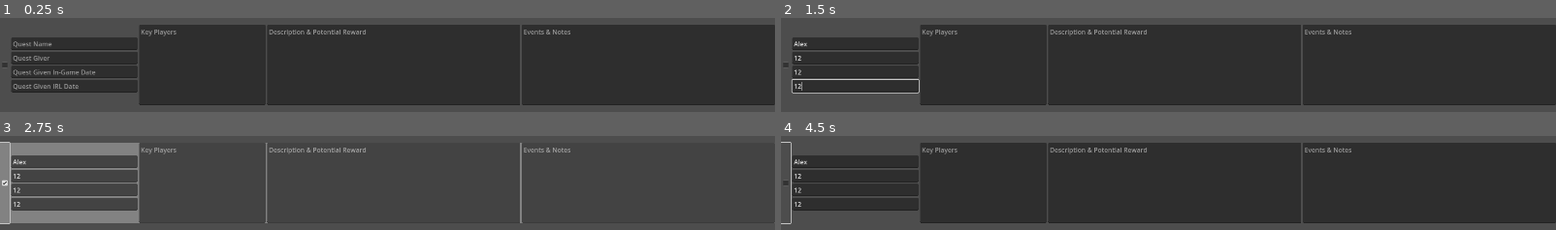
Above: before the commit, frames 1-4 (two rows, left to right).
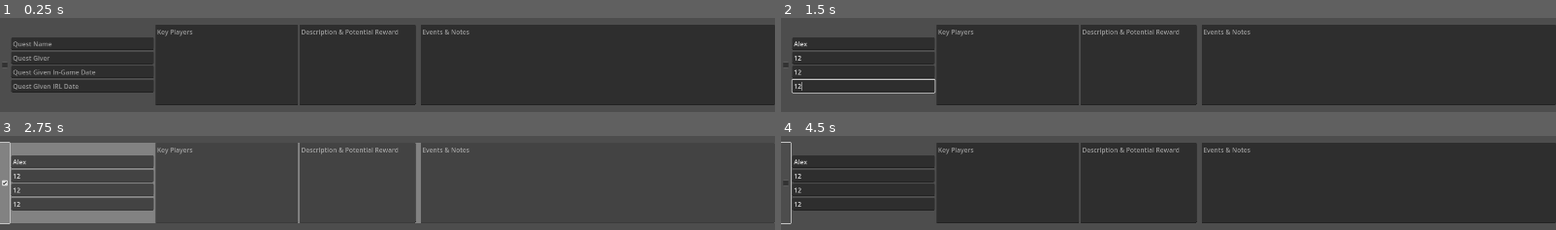
Above: after the commit, the same moments.

Repository: ChemistryMickey/DnD5e-Godot-CharacterSheet
Game: Godot game, scene res://src/UI/CharacterSheetSubpages/QuestLog/quest_line.tscn
The game is run twice, just before and just after one commit, with the same random seed, the same clock (stepped at 60 frames per second) and the same inputs. This scene is started directly instead of the project's main scene.
Inputs (mouse positions are in pixels of both pictures, inside the frame that each line leads up to):
- Up to frame 1 (0.25 s): no input
- Up to frame 2 (1.5 s): click (858, 43) at 0.52 s; type "Alex" at 0.6 s; click (858, 57) at 0.75 s; type "12" at 0.83 s; click (858, 72) at 0.98 s; type "12" at 1.07 s; click (858, 86) at 1.27 s; type "12" at 1.35 s
- Up to frame 3 (2.75 s): click (7, 183) at 2 s
- Up to frame 4 (4.5 s): click (788, 183) at 2.75 s; click (788, 183) at 3.5 s; tap Enter at 4.25 s; move the mouse to (1339, 161) at 4.27 s

The runs differ from the first frame. In frame 1, 2.7% of the frame differs, in the area x 17-74%, y 7-93%; in frame 2, 2.8%; in frame 3, 3.0%; in frame 4, 2.7%.

Commit message:
Made the quest log description stuff dynamically resizable

Diff:
--- a/src/UI/CharacterSheetSubpages/QuestLog/quest_line.gd
+++ b/src/UI/CharacterSheetSubpages/QuestLog/quest_line.gd
@@ -14,8 +14,8 @@
 	save_dict["IRLDate"] = $Container/VBoxContainer/IRLDate.text
 
 	save_dict["KeyPlayers"] = $Container/KeyPlayers.text
-	save_dict["Description"] = $Container/Description.text
-	save_dict["Events"] = $Container/Events.text
+	save_dict["Description"] = $Container/Split/Description.text
+	save_dict["Events"] = $Container/Split/Events.text
 
 	save_dict["Status"] = self.status
 
@@ -28,8 +28,8 @@
 	$Container/VBoxContainer/IRLDate.text = save_dict["IRLDate"]
 
 	$Container/KeyPlayers.text = save_dict["KeyPlayers"]
-	$Container/Description.text = save_dict["Description"]
-	$Container/Events.text = save_dict["Events"]
+	$Container/Split/Description.text = save_dict["Description"]
+	$Container/Split/Events.text = save_dict["Events"]
 
 	self.status = save_dict["Status"]
 
--- a/src/UI/CharacterSheetSubpages/QuestLog/quest_line.tscn
+++ b/src/UI/CharacterSheetSubpages/QuestLog/quest_line.tscn
@@ -38,7 +38,7 @@
 layout_mode = 2
 size_flags_horizontal = 3
 size_flags_vertical = 4
-size_flags_stretch_ratio = 0.5
+size_flags_stretch_ratio = 0.3
 
 [node name="Title" type="LineEdit" parent="Container/VBoxContainer"]
 layout_mode = 2
@@ -63,27 +63,32 @@
 [node name="KeyPlayers" type="TextEdit" parent="Container"]
 layout_mode = 2
 size_flags_horizontal = 3
-size_flags_stretch_ratio = 0.5
-focus_neighbor_right = NodePath("../Description")
-focus_next = NodePath("../Description")
+size_flags_stretch_ratio = 0.3
+focus_neighbor_right = NodePath("../Split/Description")
+focus_next = NodePath("../Split/Description")
 focus_previous = NodePath("../VBoxContainer/Title")
 placeholder_text = "Key Players"
 wrap_mode = 1
 indent_wrapped_lines = true
 
-[node name="Description" type="TextEdit" parent="Container"]
+[node name="Split" type="HSplitContainer" parent="Container"]
+layout_mode = 2
+size_flags_horizontal = 3
+
+[node name="Description" type="TextEdit" parent="Container/Split"]
 layout_mode = 2
 size_flags_horizontal = 3
 focus_next = NodePath("../Events")
-focus_previous = NodePath("../KeyPlayers")
+focus_previous = NodePath("../../KeyPlayers")
 placeholder_text = "Description & Potential Reward"
 wrap_mode = 1
 indent_wrapped_lines = true
 
-[node name="Events" type="TextEdit" parent="Container"]
+[node name="Events" type="TextEdit" parent="Container/Split"]
 layout_mode = 2
 size_flags_horizontal = 3
-focus_next = NodePath("../VBoxContainer/Title")
+size_flags_stretch_ratio = 3.0
+focus_next = NodePath("../../VBoxContainer/Title")
 focus_previous = NodePath("../Description")
 placeholder_text = "Events & Notes"
 wrap_mode = 1
